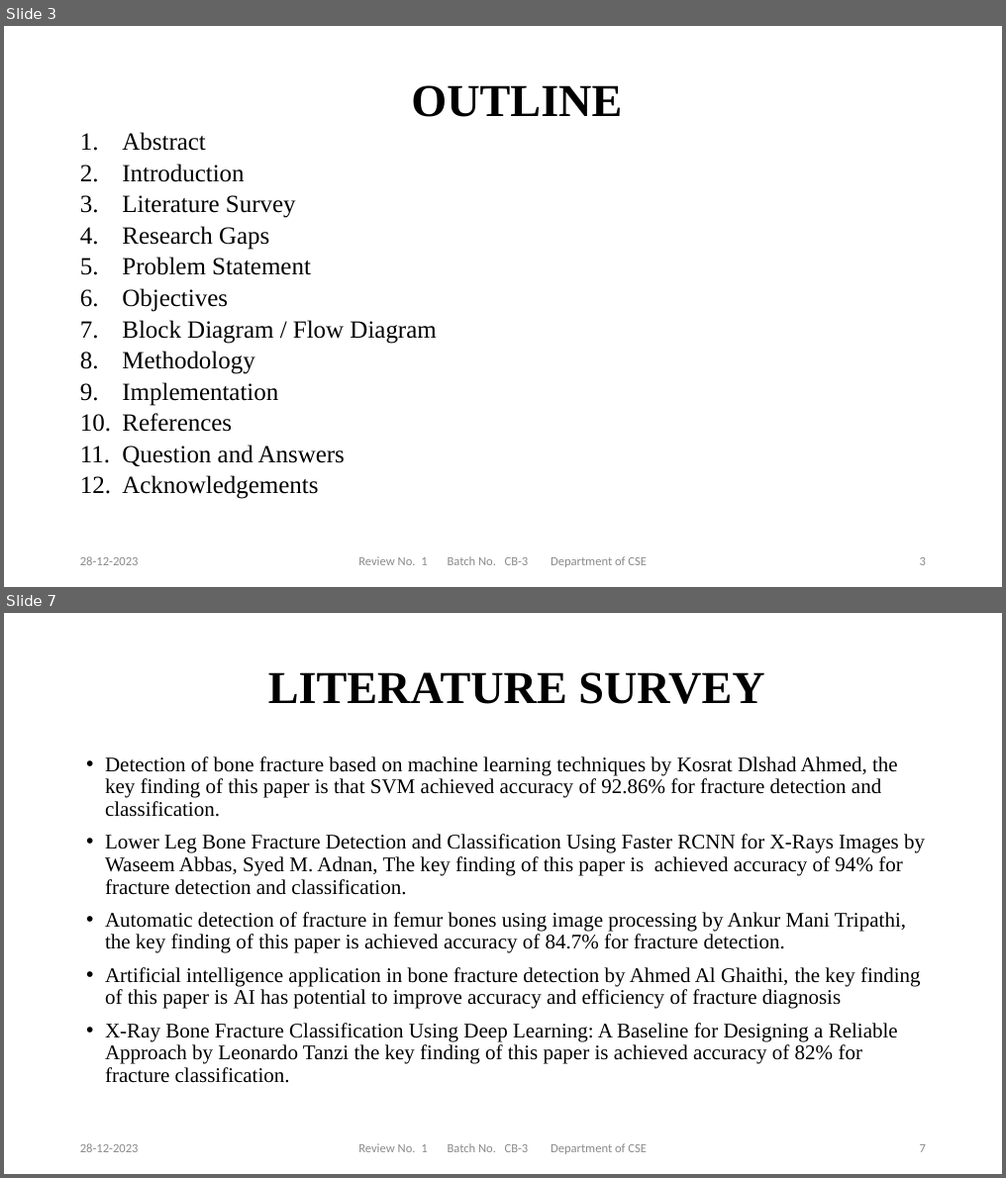
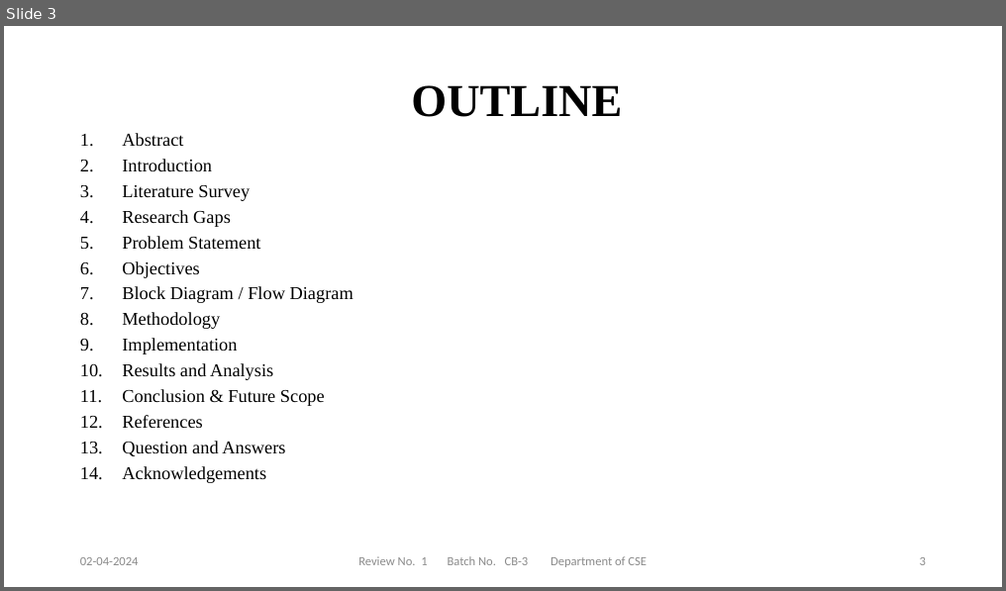
Before and after one commit to NEC-PROJECTS-2024/CB3, a slide deck: Documents/review-1.pptx. Shown one above the other, each under a label of ours: slides 3 and 7 before the commit, slide 3 after it; the slides between them are not shown. The pictures are 1006x1178 and 1006x591 pixels, drawn with LibreOffice and Linux fonts; fonts in the diff are those of the drawing; background and template pictures are left out. Boxes give left, top, right and bottom in pixels: in the first picture for what was removed or moved away, otherwise in the second. Text is boxed around its words. In the diff, an @@ line names an element or a change of style, - is before the commit and + after.

```diff
--- a/Documents/review-1.pptx
+++ b/Documents/review-1.pptx
@@ slide 7 removed at box(4, 613, 1002, 1174), background #FFFFFF @@
@@ title removed at box(268, 672, 764, 704) @@
-LITERATURE SURVEY
@@ text removed at box(105, 757, 925, 1083) @@
-• Detection of bone fracture based on machine learning techniques by Kosrat Dlshad Ahmed, the key finding of this paper is that SVM achieved accuracy of 92.86% for fracture detection and classification.
-• Lower Leg Bone Fracture Detection and Classification Using Faster RCNN for X-Rays Images by Waseem Abbas, Syed M. Adnan, The key finding of this paper is achieved accuracy of 94% for fracture detection and classification.
-• Automatic detection of fracture in femur bones using image processing by Ankur Mani Tripathi, the key finding of this paper is achieved accuracy of 84.7% for fracture detection.
-• Artificial intelligence application in bone fracture detection by Ahmed Al Ghaithi, the key finding of this paper is AI has potential to improve accuracy and efficiency of fracture diagnosis
-• X-Ray Bone Fracture Classification Using Deep Learning: A Baseline for Designing a Reliable Approach by Leonardo Tanzi the key finding of this paper is achieved accuracy of 82% for fracture classification.
@@ text removed at box(80, 1144, 139, 1153) @@
-28-12-2023
@@ text removed at box(358, 1144, 647, 1155) @@
-Review No. 1 Batch No. CB-3 Department of CSE
@@ page number removed at box(920, 1145, 926, 1153) @@
-7
@@ slide 3 changed as well @@
@@ text at box(122, 133, 353, 483): size 23.8 to 17.5 pt in "Abstract", "Introduction", "Literature Survey", "Research Gaps" and 8 more places @@
@@ text at box(122, 364, 325, 406): paragraphs added @@
+10. Results and Analysis
+11. Conclusion & Future Scope
@@ text at box(80, 558, 139, 566): text changed @@
-28-12-2023
+02-04-2024
```
Also in this commit, not shown: 14 other slides changed, 5 slides added, 10 other files.
